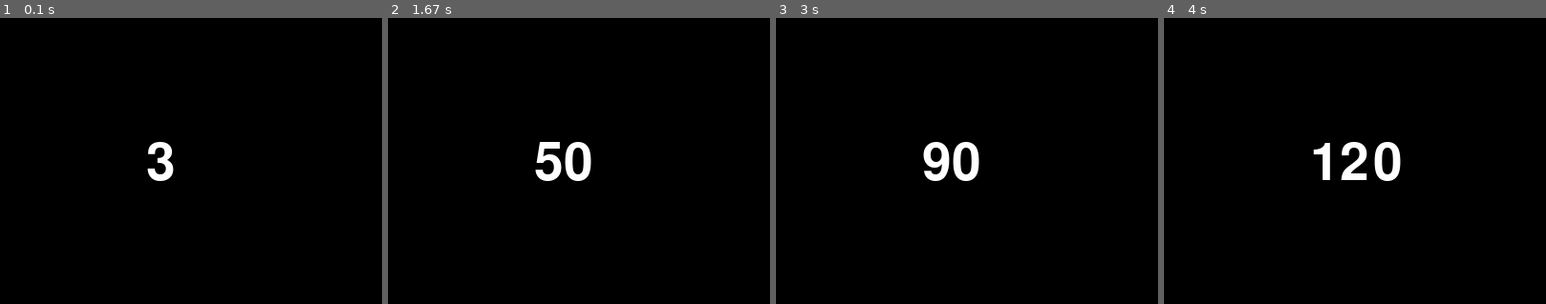
Above: before the commit, frames 1-4 (left to right).
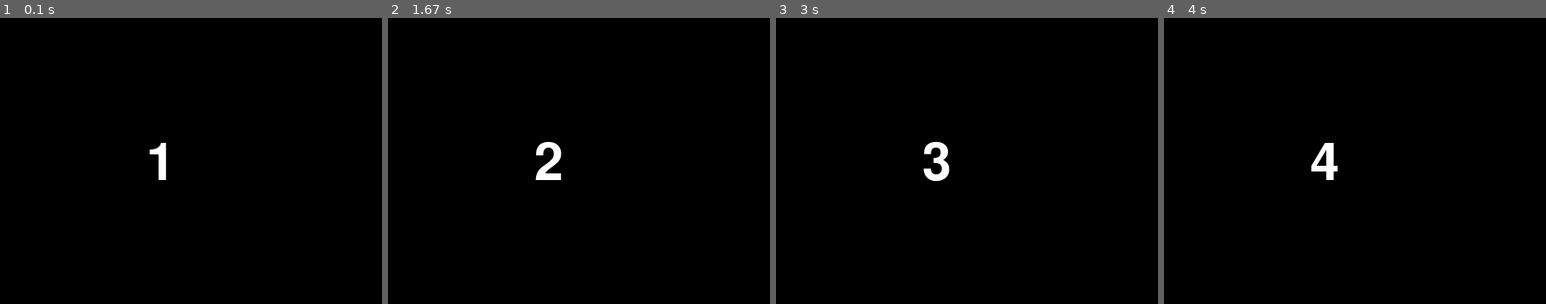
Above: after the commit, the same moments.

Repository: yuhonma/ProjExD_01
Game: pygame game, started from pygame_system.py
Same seed, same stepped clock (60 frames per second), same inputs: the game is played once before the commit and once after it.
Inputs:
- Up to frame 1 (0.1 s): no input
- Up to frame 2 (1.67 s): no input
- Up to frame 3 (3 s): no input
- Up to frame 4 (4 s): no input
The pictures show only the part of the screen within x 18-68%, y 12-62%; the shares and areas given below are measured in that part.

The runs differ from the first frame. In frame 1, 0.5% of the frame differs, in the area x 38-46%, y 43-57%; in frame 2, 1.1%; in frame 3, 0.9%; in frame 4, 1.6%, in the area x 38-62%, y 43-57%.

Commit message:
練習問題3,5

Diff:
--- a/pygame_image.py
+++ b/pygame_image.py
@@ -8,6 +8,8 @@
     bg_img = pg.image.load("ex01-20230418/fig/pg_bg.jpg")
     kk_img = pg.image.load("ex01-20230418/fig/3.png")
     kk_img = pg.transform.flip(kk_img, True, False)
+    kk_imgs = [kk_img,pg.transform.rotozoom(kk_img, 10, 1.0)]
+
 
 
 
@@ -20,6 +22,9 @@
         tmr += 1
         screen.blit(bg_img, [0, 0])
 
+        screen.blit(kk_imgs[(tmr//20)%2],[300,200])
+
+
         pg.display.update()
         clock.tick(100)
 
--- a/pygame_system.py
+++ b/pygame_system.py
@@ -17,7 +17,7 @@
         screen.fill((0, 0, 0))
         screen.blit(txt, [300, 200])
         pg.display.update()
-        clock.tick(30)
+        clock.tick(1)
 
 
 if __name__ == "__main__":
Binary file added: fig/0.png
Binary file added: fig/1.png
Binary file added: fig/2.png
Binary file added: fig/3.png
Binary file added: fig/4.png
Binary file added: fig/5.png
Binary file added: fig/6.png
Binary file added: fig/7.png
Binary file added: fig/8.png
Binary file added: fig/9.png
Binary file added: fig/pg_bg.jpg
